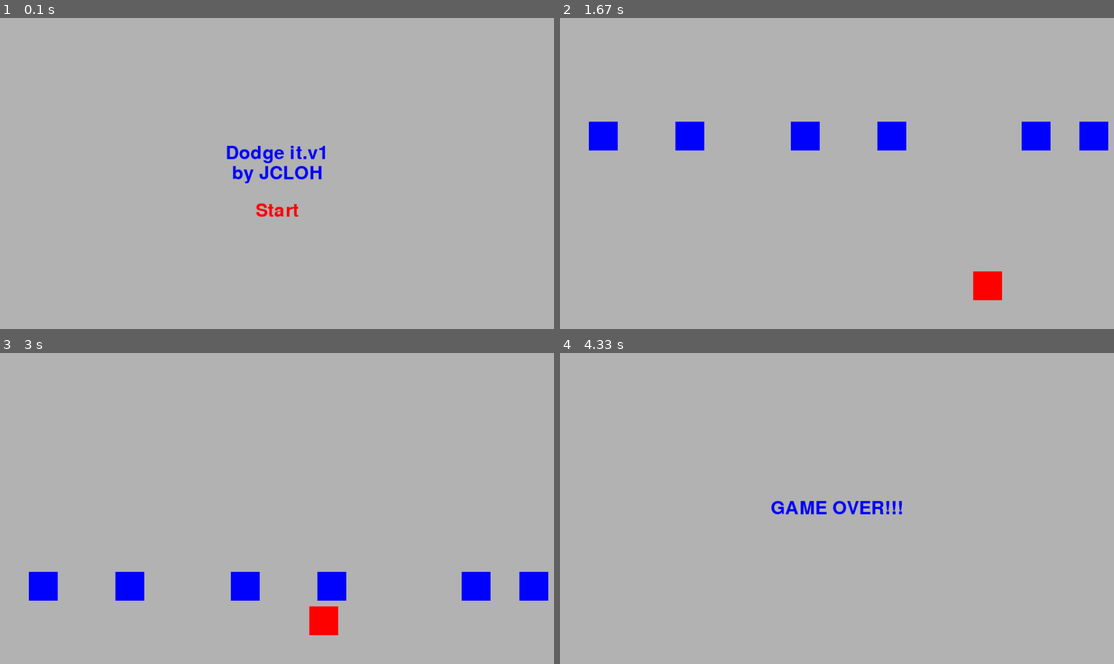
Above: before the commit, frames 1-4 (two rows, left to right).
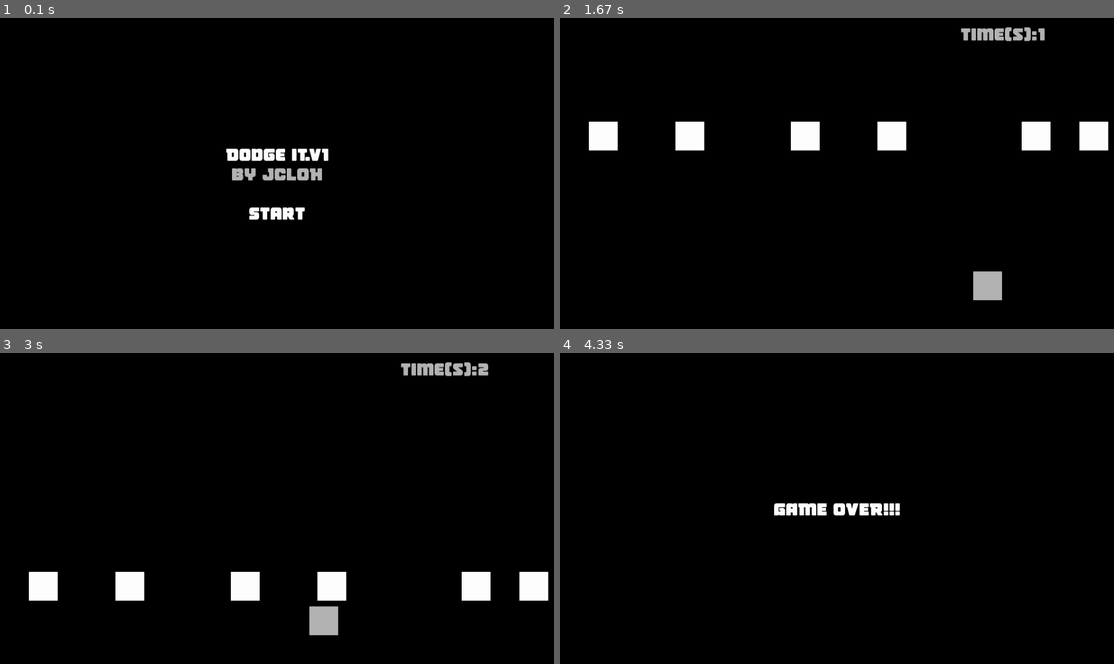
Above: after the commit, the same moments.

Repository: JCLOH98/DodgeIt-Pygame
Game: pygame game, started from DodgeItv1.py
The game is run twice, just before and just after one commit, with the same random seed, the same clock (stepped at 60 frames per second) and the same inputs.
Inputs (mouse positions are in pixels of both pictures, inside the frame that each line leads up to):
- Up to frame 1 (0.1 s): no input
- Up to frame 2 (1.67 s): click (837, 210) at 0.38 s; hold Right 0.67-1.13 s; move the mouse to (665, 248) at 0.7 s
- Up to frame 3 (3 s): hold Left 1.67-2.2 s; hold Right from 2.67 s (still down)
- Up to frame 4 (4.33 s): release Right at 3.3 s

The runs differ from the first frame. In frame 1, 100% of the frame differs, in the area x 0-100%, y 0-100%; in frame 2, 100%; in frame 3, 100%; in frame 4, 100%.

Commit message:
changed the colors

Diff:
--- a/DodgeItv1.py
+++ b/DodgeItv1.py
@@ -44,7 +44,7 @@
 Display = pygame.display.set_mode((SCREEN_WIDTH,SCREEN_HEIGHT))
 
 pygame.display.set_caption("Dodge It.v1")
-Font = pygame.font.Font('freesansbold.ttf',32)
+Font = pygame.font.Font('victorycomics.ttf',32)
 
 def InitialRect():
         #fallingitems initial position
@@ -70,23 +70,23 @@
 def DrawFallingItems():
         #draw falling items
             for draw in range(fallingnum):
-                pygame.draw.rect(Display,BLUE,Rect[draw])
+                pygame.draw.rect(Display,WHITE,Rect[draw])
                 yspeed = 5
                 Rect[draw].y = Rect[draw].y + yspeed
 
 def StartScreen():
-        Display.fill(GREY)
-        Title = Font.render("Dodge it.v1",True,BLUE)
+        Display.fill(BLACK)
+        Title = Font.render("Dodge it.v1",True,WHITE)
         TitleRect = Title.get_rect()
         TitleRect.center = (SCREEN_WIDTH/2,SCREEN_HEIGHT/2 - TitleRect.height)
         Display.blit(Title,TitleRect)
 
-        Coder = Font.render("by JCLOH",True,BLUE)
+        Coder = Font.render("by JCLOH",True,GREY)
         CoderRect = Coder.get_rect()
         CoderRect.center = (SCREEN_WIDTH/2,(SCREEN_HEIGHT/2))
         Display.blit(Coder,CoderRect)
 
-        StartButton = Font.render("Start",True,RED)
+        StartButton = Font.render("Start",True,WHITE)
         StartRect = StartButton.get_rect()
         StartRect.center = (SCREEN_WIDTH/2,(SCREEN_HEIGHT/2) + CoderRect.height + StartRect.height)
         Display.blit(StartButton,StartRect)
@@ -141,17 +141,33 @@
         #THE START SCREEN LOOP
         StartScreen()
 
+        TheTime = 0 #time counter
+        Start = time.time() #current time
+
+
         #THE GAME LOOP
         while running:
 
                 #background color
-                Display.fill(GREY)
-
-                #colorman square
-                pygame.draw.rect(Display,RED,userRect)
+                Display.fill(BLACK)
+
+                End = time.time()#end time
+
+                if (int(End) - int(Start) == 1):
+                        TheTime = TheTime + 1
+                        Start = time.time()
+
+                #player square
+                pygame.draw.rect(Display,GREY,userRect)
 
                 #draw falling items
                 DrawFallingItems()
+
+                #show time
+                TimesWidth = Font.render("Time(s):",True,GREY).get_rect().width
+                Display.blit(Font.render("Time(s):",True,GREY),(SCREEN_WIDTH - TimesWidth*2,10))
+                Timer = Font.render(str(TheTime),True,GREY)
+                Display.blit(Timer, ((SCREEN_WIDTH - TimesWidth) + 1,10))
 
                 #check if the items fall out of the screen
                 #use 1 rect to check if it fall out the screen as all falling items has same speed
@@ -210,8 +226,8 @@
                 #collision check
                 for collision in range(fallingnum):
                         if (userRect.colliderect(Rect[collision]) == True):
-                                Display.fill(GREY)
-                                gameover = Font.render("GAME OVER!!!",True,BLUE)
+                                Display.fill(BLACK)
+                                gameover = Font.render("GAME OVER!!!",True,WHITE)
                                 gameoverRect = gameover.get_rect()
                                 gameoverRect.center = (SCREEN_WIDTH/2,SCREEN_HEIGHT/2)
                                 Display.blit(gameover,gameoverRect)
--- a/FallAtSameSpeed.py
+++ b/FallAtSameSpeed.py
@@ -55,7 +55,7 @@
 while True:
 
     #background color
-    Display.fill(GREY)
+    Display.fill(BLACK)
 
     for event in pygame.event.get():
         if event.type == QUIT:
@@ -67,7 +67,7 @@
     RandomNum = RandomNum2 = []
 
     for draw in range(5):
-        pygame.draw.rect(Display,BLUE,Rect[draw])
+        pygame.draw.rect(Display,WHITE,Rect[draw])
         yspeed = 5
         Rect[draw].y = Rect[draw].y + yspeed
 
